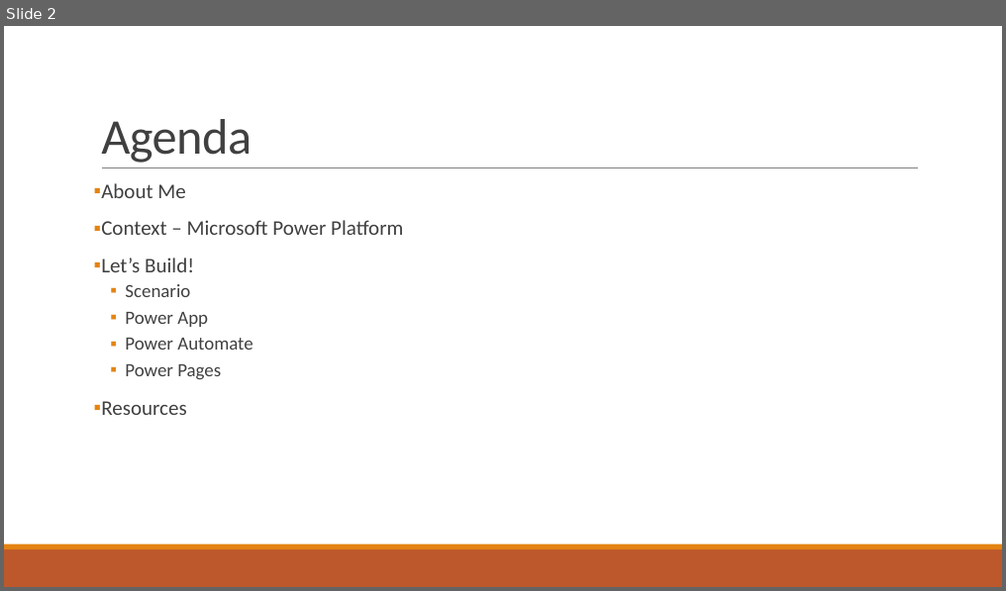
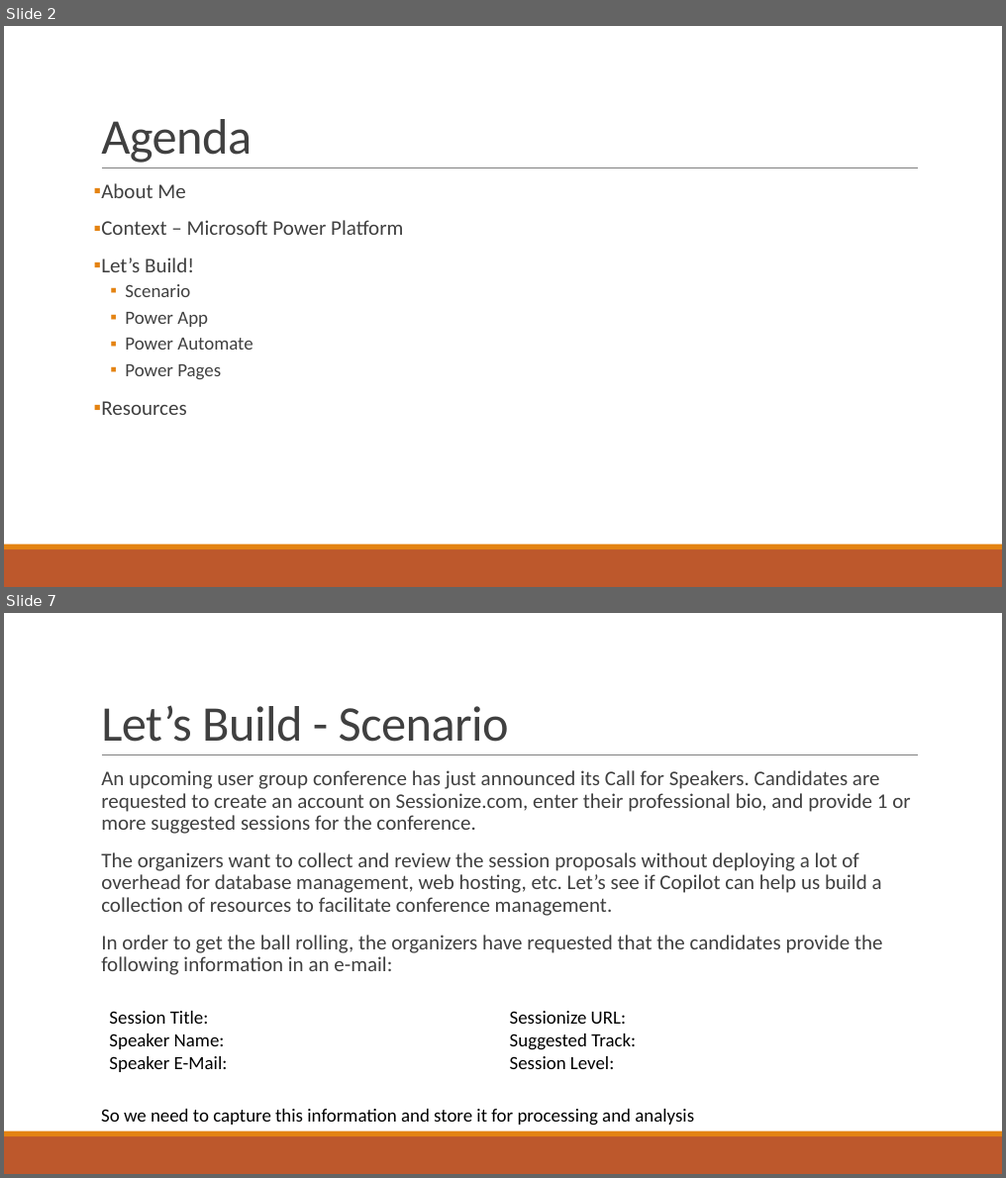
Before and after one commit to eflamm/presentations, a slide deck: Pilot to CoPilot(s).pptx. Shown one above the other, each under a label of ours: slide 2 before the commit, slides 2 and 7 after it; the slides between them are not shown. The pictures are 1006x591 and 1006x1178 pixels, drawn with LibreOffice and Linux fonts; fonts in the diff are those of the drawing. Boxes give left, top, right and bottom in pixels: in the first picture for what was removed or moved away, otherwise in the second. Text is boxed around its words. In the diff, an @@ line names an element or a change of style, - is before the commit and + after.

```diff
--- a/Pilot to CoPilot(s).pptx
+++ b/Pilot to CoPilot(s).pptx
@@ slide 7 added at (4, 613, 1002, 1174), background #FFFFFF; not listed: 3 template elements that a slide beside it also shows @@
@@ title added at (101, 705, 509, 742), 48 pt, text #404040 @@
+Let’s Build - Scenario
@@ text added at (101, 770, 910, 975), 20 pt, text #404040 @@
+  An upcoming user group conference has just announced its Call for Speakers. Candidates are requested to create an account on Sessionize.com, enter their professional bio, and provide 1 or more suggested sessions for the conference.
+  The organizers want to collect and review the session proposals without deploying a lot of overhead for database management, web hosting, etc. Let’s see if Copilot can help us build a collection of resources to facilitate conference management.
+  In order to get the ball rolling, the organizers have requested that the candidates provide the following information in an e-mail:
@@ text added at (109, 1011, 636, 1072), 18 pt, text #000000 @@
+Session Title:
+Speaker Name:
+Speaker E-Mail:
+Sessionize URL:
+Suggested Track:
+Session Level:
@@ text added at (101, 1109, 694, 1126), 18 pt, text #000000 @@
+So we need to capture this information and store it for processing and analysis
```
Also in this commit, not shown: 11 other slides added, 1 other file.
